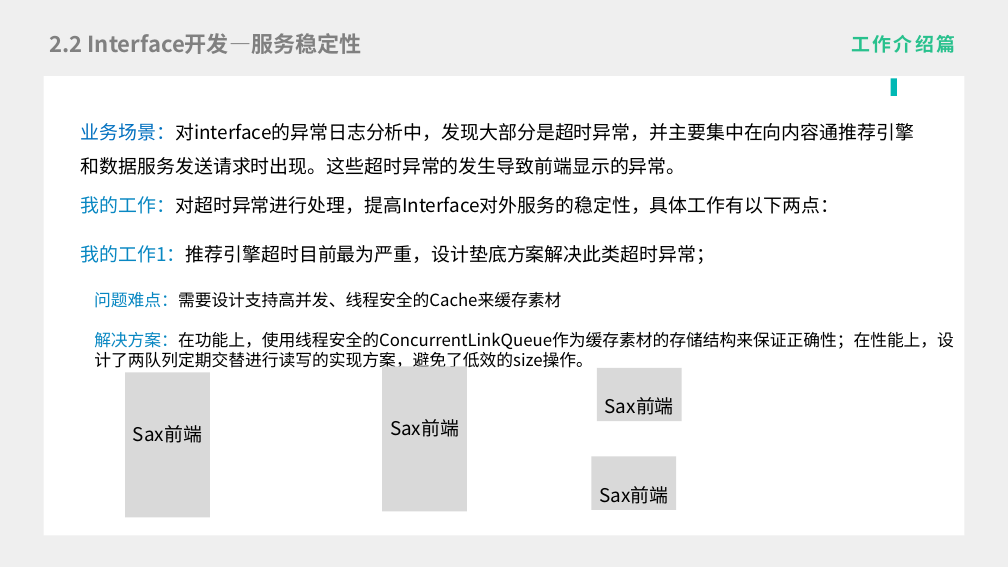
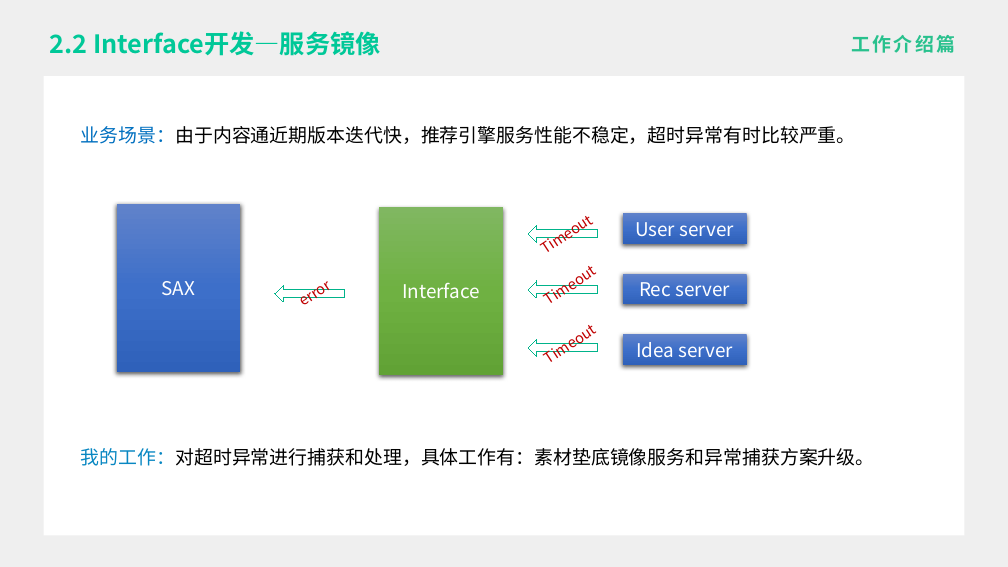
Before and after one commit to liygcoder/workerspace, a slide deck: slide 15 of ppt.pptx (slide 14 before the commit). Drawn at 1008x567 pixels with LibreOffice and Linux fonts; fonts in the diff are those of the drawing. Boxes give left, top, right and bottom in pixels: in the first picture for what was removed or moved away, otherwise in the second. Text is boxed around its words. In the diff, an @@ line names an element or a change of style, - is before the commit and + after.

```diff
--- a/ppt.pptx
+++ b/ppt.pptx
@@ title at (50, 31, 381, 56): text changed; size 21 to 24 pt; text colour #808080 to #00C898 @@
-2.2 Interface开发—服务稳定性
+2.2 Interface开发—服务镜像
@@ rectangle removed at (891, 79, 897, 96) @@
@@ text at (81, 126, 856, 144): text changed @@
-业务场景：对interface的异常日志分析中，发现大部分是超时异常，并主要集中在向内容通推荐引擎和数据服务发送请求时出现。这些超时异常的发生导致前端显示的异常。
+业务场景：由于内容通近期版本迭代快，推荐引擎服务性能不稳定，超时异常有时比较严重。
@@ rectangle added at (116, 204, 240, 372), fill gradient #6183CB to #3E70CA to #3062BB, 18 pt, text #FFFFFF @@
+SAX
@@ rectangle added at (379, 207, 503, 375), fill gradient #81B861 to #6FB242 to #62A336, 18 pt, text #FFFFFF @@
+Interface
@@ text added at (529, 203, 605, 265), 14 pt, text #C00000 @@
+Timeout
@@ right arrow added at (528, 225, 597, 242), outline #00B38A 0.75 pt @@
@@ rectangle added at (623, 213, 747, 243), fill gradient #6183CB to #3E70CA to #3062BB, 18 pt, text #FFFFFF @@
+User server
@@ text removed at (81, 245, 715, 264) @@
-我的工作1：推荐引擎超时目前最为严重，设计垫底方案解决此类超时异常；
@@ text added at (287, 268, 343, 317), 14 pt, text #C00000 @@
+error
@@ text added at (533, 254, 609, 316), 14 pt, text #C00000 @@
+Timeout
@@ text removed at (94, 292, 561, 308) @@
-问题难点：需要设计支持高并发、线程安全的Cache来缓存素材
@@ right arrow added at (275, 285, 345, 302), outline #00B38A 0.75 pt @@
@@ right arrow added at (528, 281, 597, 298), outline #00B38A 0.75 pt @@
@@ rectangle added at (623, 274, 747, 304), fill gradient #6183CB to #3E70CA to #3062BB, 18 pt, text #FFFFFF @@
+Rec server
@@ text added at (533, 312, 609, 374), 14 pt, text #C00000 @@
+Timeout
@@ text removed at (94, 332, 954, 368) @@
-解决方案：在功能上，使用线程安全的ConcurrentLinkQueue作为缓存素材的存储结构来保证正确性；在性能上，设计了两队列定期交替进行读写的实现方案，避免了低效的size操作。
@@ right arrow added at (528, 340, 597, 356), outline #00B38A 0.75 pt @@
@@ rectangle added at (623, 334, 747, 364), fill gradient #6183CB to #3E70CA to #3062BB, 18 pt, text #FFFFFF @@
+Idea server
@@ rectangle removed at (126, 372, 210, 517) @@
-Sax前端
@@ rectangle removed at (383, 367, 467, 512) @@
-Sax前端
@@ rectangle removed at (597, 368, 682, 421) @@
-Sax前端
@@ text at (81, 448, 875, 466): text changed @@
-我的工作：对超时异常进行处理，提高Interface对外服务的稳定性，具体工作有以下两点：
+我的工作：对超时异常进行捕获和处理，具体工作有：素材垫底镜像服务和异常捕获方案升级。
@@ rectangle removed at (591, 457, 676, 510) @@
-Sax前端
```
Also in this commit, not shown: 9 other slides changed, 7 slides added, 4 slides removed.
